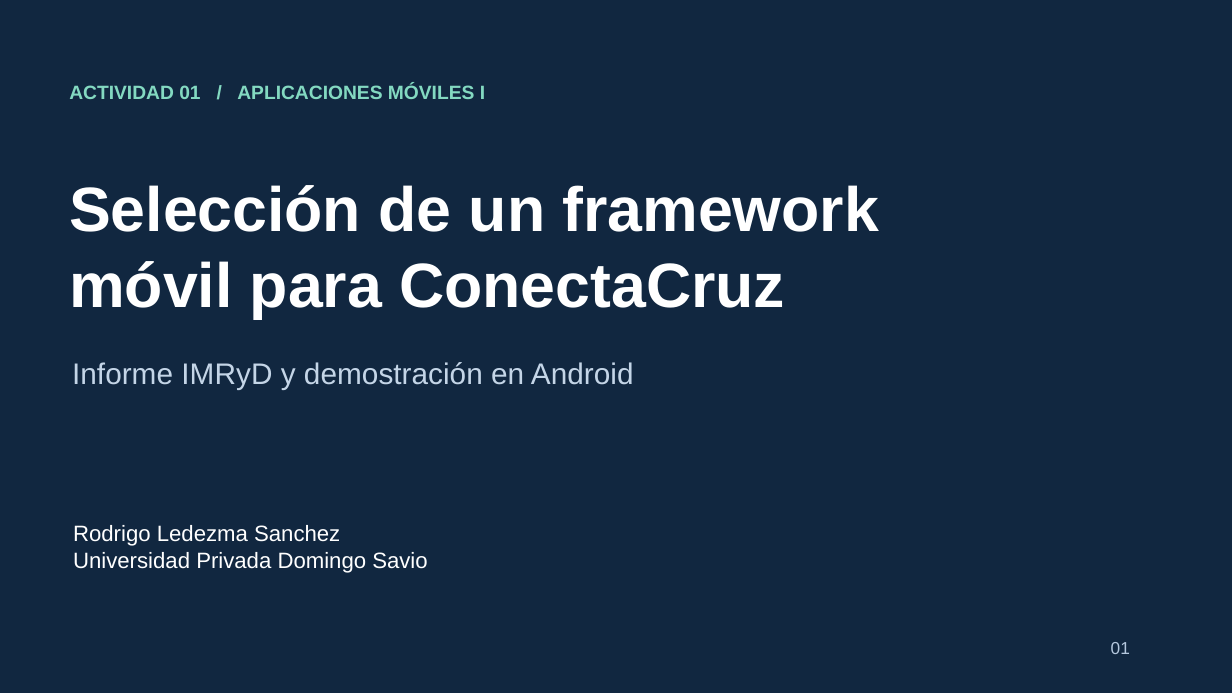
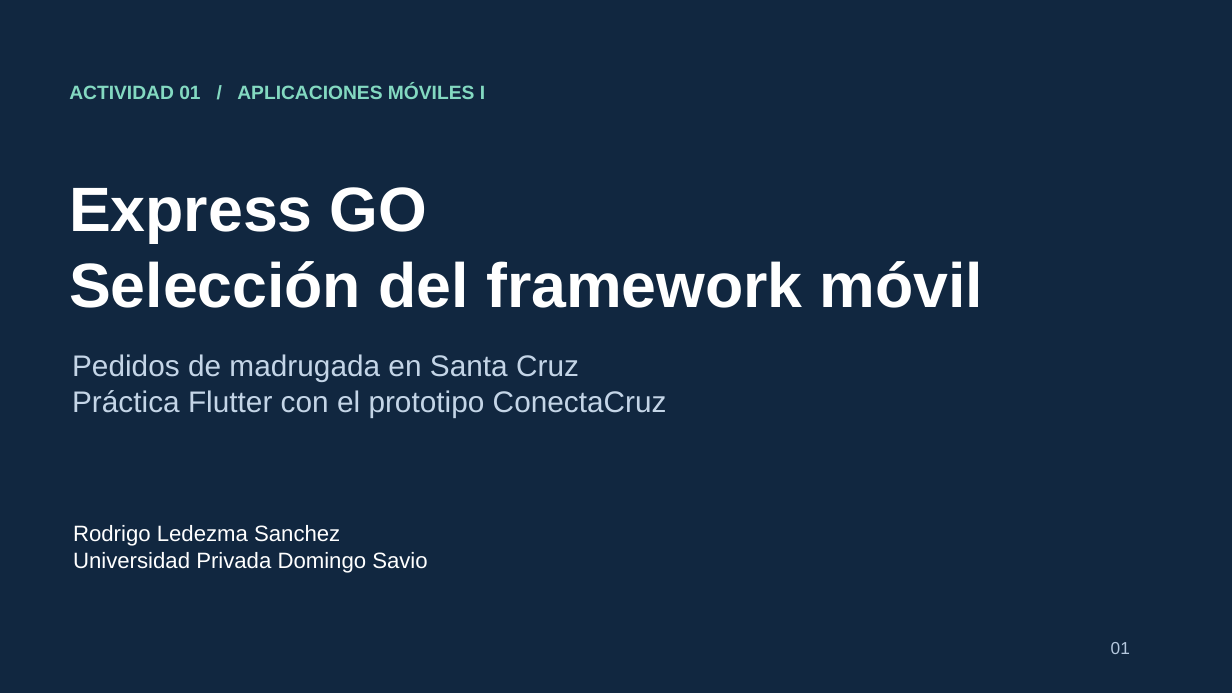
Before and after one commit to ROXIAN120/Aplicaciones-moviles-1, a slide deck: slide 1 of entrega_actividad_01/Presentacion_Defensa_ConectaCruz_Ampliada.pptx. Drawn at 1232x693 pixels with LibreOffice and Linux fonts; fonts in the diff are those of the drawing. Boxes give left, top, right and bottom in pixels: in the first picture for what was removed or moved away, otherwise in the second. Text is boxed around its words. In the diff, an @@ line names an element or a change of style, - is before the commit and + after.

Commit message:
Completar defensa de Express GO y evidencias Flutter

```diff
--- a/entrega_actividad_01/Presentacion_Defensa_ConectaCruz_Ampliada.pptx
+++ b/entrega_actividad_01/Presentacion_Defensa_ConectaCruz_Ampliada.pptx
@@ text at [69,187,983,308]: text changed @@
-Selección de un framework
-móvil para ConectaCruz
+Express GO
+Selección del framework móvil
@@ text at [72,354,667,417]: text changed @@
-Informe IMRyD y demostración en Android
+Pedidos de madrugada en Santa Cruz
+Práctica Flutter con el prototipo ConectaCruz
```
Also in this commit, not shown: 12 other slides changed, 21 slides added, 1 slide removed, 9 other files.
